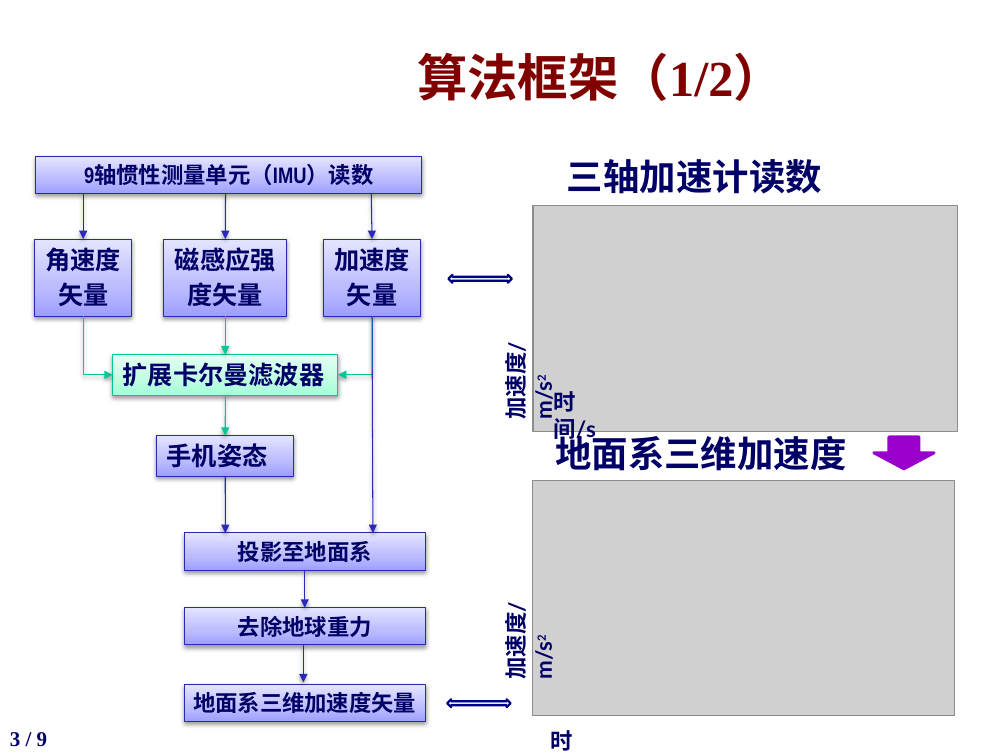
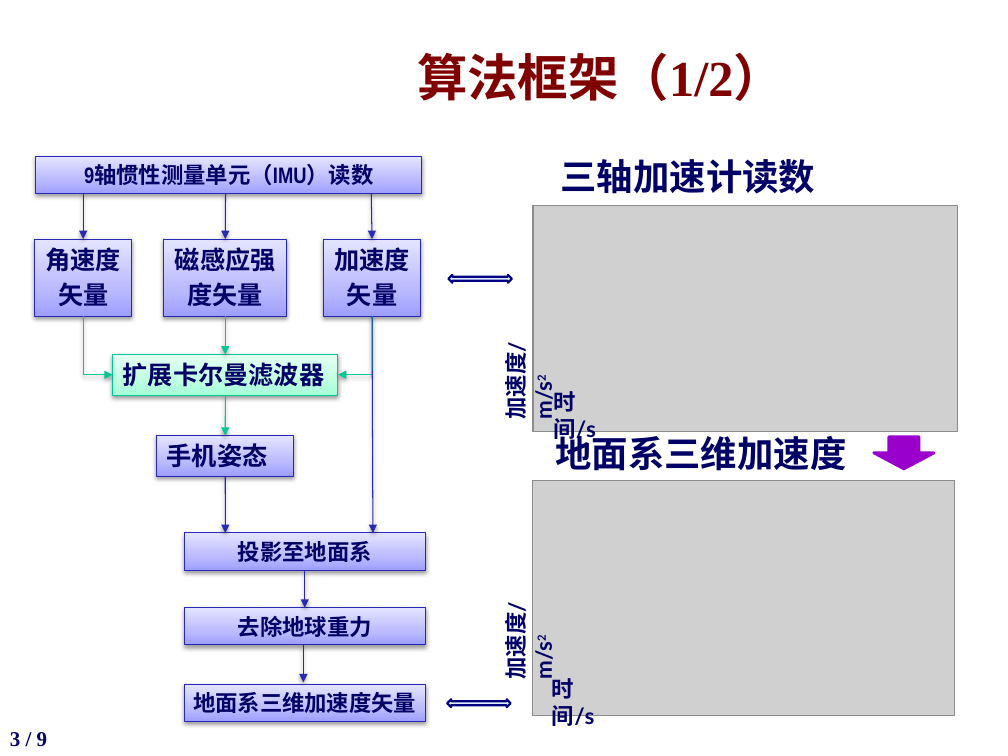
Before and after one commit to potato1996/FinalYearProject, a slide deck: slide 3 of slides/答辩ppt-杜大有1300012870.pptx. Drawn at 1008x756 pixels with LibreOffice and Linux fonts; fonts in the diff are those of the drawing; grey boxes stand for pictures; background and template pictures are left out. Boxes give left, top, right and bottom in pixels: in the first picture for what was removed or moved away, otherwise in the second. Text is boxed around its words. In the diff, an @@ line names an element or a change of style, - is before the commit and + after.

```diff
--- a/slides/答辩ppt-杜大有1300012870.pptx
+++ b/slides/答辩ppt-杜大有1300012870.pptx
@@ text "三轴加速计读数": place and size @@
-text "三轴加速计读数" at <box>567,159,822,194</box>
+text "三轴加速计读数" at <box>561,159,816,194</box>
@@ text "时间/s" rewrapped from <box>551,730,573,751</box> to <box>552,678,595,729</box> @@
```
Also in this commit, not shown: 1 other slide changed.
